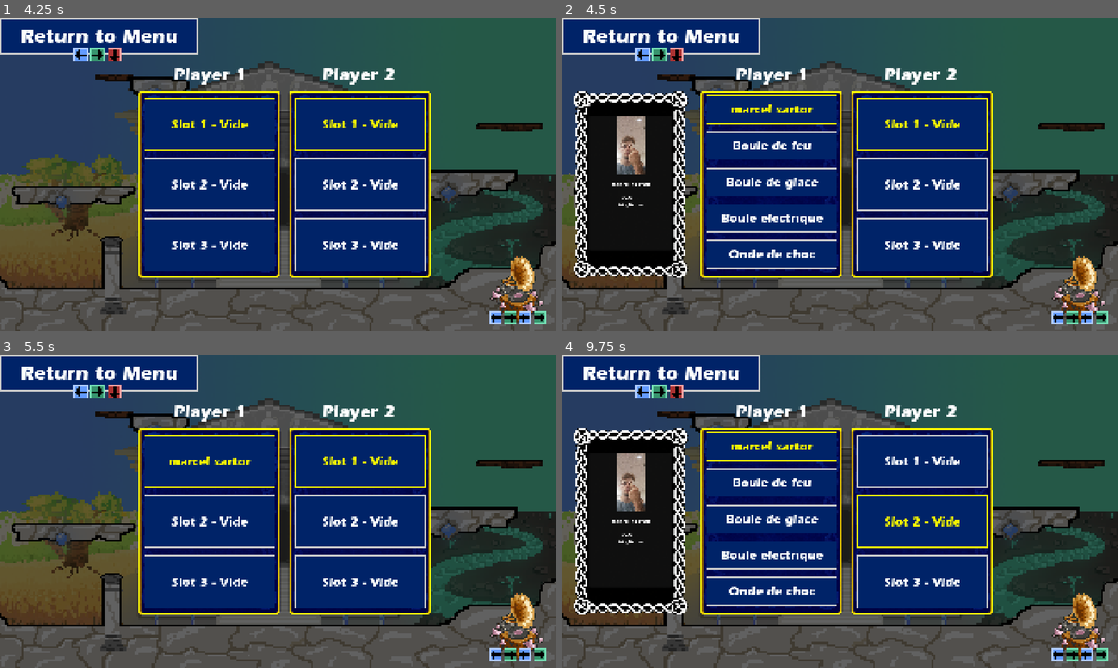
Above: before the commit, frames 1-4 (two rows, left to right).
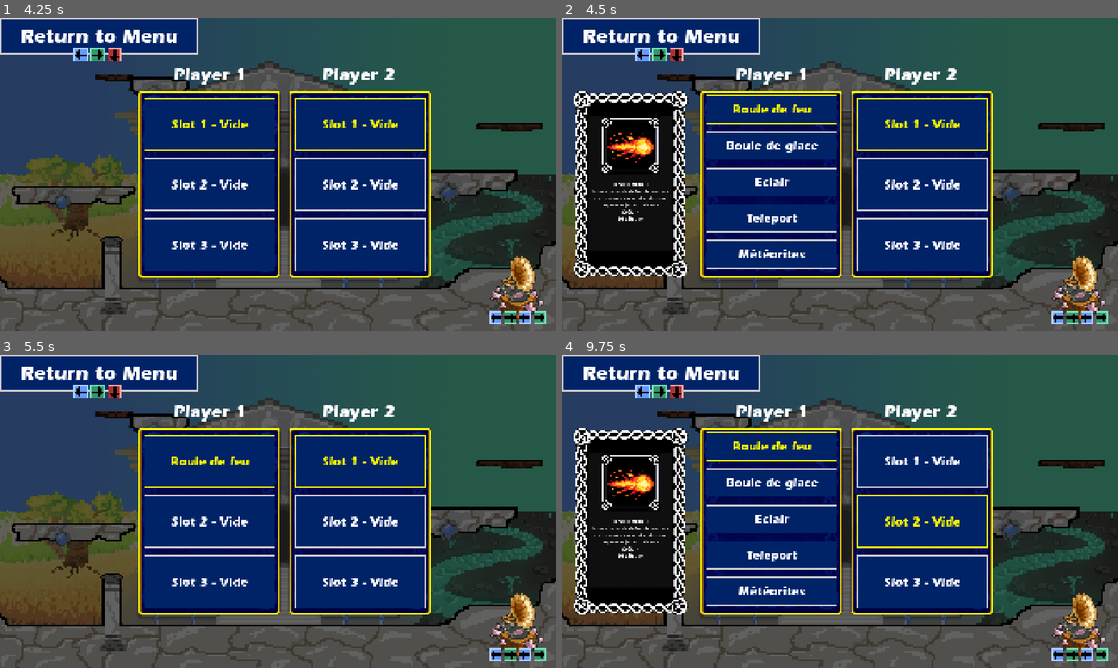
Above: after the commit, the same moments.

Repository: Luciferui/tldr
Game: Godot game, scene res://Scenes/main_menu.tscn
Same seed, same stepped clock (60 frames per second), same inputs: the game is played once before the commit and once after it.
Inputs (mouse positions are in pixels of both pictures, inside the frame that each line leads up to):
- Up to frame 1 (4.25 s): click "Start" at 0.5 s; click "Return to Menu" at 1.25 s; click "Start" at 2 s; click (517, 290) at 2.75 s; click "Return to Spell list" at 3.5 s
- Up to frame 2 (4.5 s): tap Enter at 4.25 s; hold D (p1_right) from 4.28 s (still down); tap G (p1_heavy) at 4.35 s
- Up to frame 3 (5.5 s): keep holding D (p1_right); tap Space (jump) at 4.52, 5, 5.27 s; tap H (p1_spell) at 4.55, 5.1 s; tap G (p1_heavy) at 5.3 s
- Up to frame 4 (9.75 s): tap Enter at 5.75, 7.25 s; release D (p1_right) at 5.78 s; hold Left (left) 5.78-6.53 s; tap Shift (p1_dodge) at 5.85 s; tap H (p1_spell) at 6.05, 7.55, 8.85 s; tap Space (jump) at 6.5, 6.77, 7.52, 8, 8.27 s; hold D (p1_right) 6.53-8.03 s; tap T (p1_endcombo) at 6.6 s; tap G (p1_heavy) at 6.8, 7.35, 8.3 s; hold Left (left) 8.03-8.78 s; tap F (p1_light) at 8.1 s; hold D (p1_right) 8.78-9.53 s; hold Left (left) from 9.53 s (still down); tap Down (p2_down) at 9.6 s

Frame 1 is identical in both runs. In frame 2, 2.9% of the frame differs, in the area x 5-47%, y 27-77%; in frame 3, 0.2%; in frame 4, 2.9%.

Commit message:
3 spells manquants : teleport, meteorites, iceball

Diff:
--- a/Scenes/spell_select_menu.tscn
+++ b/Scenes/spell_select_menu.tscn
@@ -5,12 +5,11 @@
 [ext_resource type="Script" uid="uid://cfdnl1032oipy" path="res://Scripts/Spells/spell_data.gd" id="3_4caw1"]
 [ext_resource type="Theme" uid="uid://c8dq55fba1oen" path="res://Assets/menu_theme.tres" id="3_l6vtl"]
 [ext_resource type="Texture2D" uid="uid://dv4avv1dl8c8m" path="res://Assets/select_background.png" id="4_560oh"]
-[ext_resource type="Resource" uid="uid://dun1da8b3282v" path="res://Spells/small_heal.tres" id="4_g8y0d"]
 [ext_resource type="Resource" uid="uid://bkbnjvbg6yrwj" path="res://Spells/spell1.tres" id="4_w60tb"]
 [ext_resource type="Resource" uid="uid://v5ldxrkbvlhv" path="res://Spells/spell2.tres" id="5_g8y0d"]
 [ext_resource type="Resource" uid="uid://5ivw1g3c6ocf" path="res://Spells/spell3.tres" id="6_pq234"]
 [ext_resource type="Resource" uid="uid://bwuskw4a2mb8t" path="res://Spells/spell4.tres" id="7_4qyee"]
-[ext_resource type="Resource" uid="uid://c4rklg1wcgfau" path="res://Spells/heavy_kick.tres" id="8_byhix"]
+[ext_resource type="Resource" uid="uid://cina0k4gdl6io" path="res://Spells/spell5.tres" id="8_e41wk"]
 [ext_resource type="Texture2D" uid="uid://dljjhergm2e4s" path="res://Assets/description_background.png" id="11_w60tb"]
 [ext_resource type="Script" uid="uid://c505cd136phyy" path="res://Scripts/DDR/fixed_ddr.gd" id="12_4qyee"]
 [ext_resource type="Texture2D" uid="uid://bnnrky7d0rogx" path="res://Assets/ddr_textures/new_textures/left.png" id="15_c5n12"]
@@ -28,8 +27,8 @@
 mouse_filter = 1
 theme = ExtResource("3_l6vtl")
 script = ExtResource("1_sodsc")
-p1_spell_data = Array[ExtResource("3_4caw1")]([ExtResource("4_g8y0d"), ExtResource("4_w60tb"), ExtResource("5_g8y0d"), ExtResource("6_pq234"), ExtResource("7_4qyee")])
-p2_spell_data = Array[ExtResource("3_4caw1")]([ExtResource("8_byhix"), ExtResource("4_w60tb"), ExtResource("5_g8y0d"), ExtResource("6_pq234"), ExtResource("7_4qyee")])
+p1_spell_data = Array[ExtResource("3_4caw1")]([ExtResource("4_w60tb"), ExtResource("5_g8y0d"), ExtResource("6_pq234"), ExtResource("7_4qyee"), ExtResource("8_e41wk")])
+p2_spell_data = Array[ExtResource("3_4caw1")]([ExtResource("4_w60tb"), ExtResource("5_g8y0d"), ExtResource("6_pq234"), ExtResource("7_4qyee"), ExtResource("8_e41wk")])
 
 [node name="BackGround" type="TextureRect" parent="." unique_id=1093828120]
 modulate = Color(0.381961, 0.381961, 0.381961, 1)
--- a/Scripts/Spells/spell_launcher.gd
+++ b/Scripts/Spells/spell_launcher.gd
@@ -4,6 +4,12 @@
 const LightningStrikeScene := preload("res://Spells/lightning_strike/lightning_strike.tscn")
 const FireballScene := preload("res://Spells/fireball/Fireball.tscn")
 const FIREBALL_SPAWN_OFFSET := Vector2(20, 0)  # devant le joueur, à ajuster à l'œil
+const TeleportFxScene := preload("res://Spells/teleport/teleport_fx.tscn")
+const TELEPORT_OFFSET := 20.0   # distance entre toi et l'adversaire à l'arrivée
+const MeteoritesScene := preload("res://Spells/meteorites/meteorites.tscn")
+const IceballScene := preload("res://Spells/iceball/Iceball.tscn")
+const ICEBALL_SPAWN_OFFSET := Vector2(20, 0)  # devant le joueur, à ajuster à l'œil
+
 var player : Player
 
 func _ready() ->void:
@@ -21,12 +27,16 @@
 
 		# Lance le spell dans hold
 		match spell_id:
-			1:
+			1: # Boule de feu
+				_cast_fireball()
+			2: # Boule de glace
+				_cast_iceball()
+			3: # Eclair
 				_cast_lightning()
-			2:
-				_cast_fireball()
-			3:
-				_cast_fireball()
+			4: # Teleport
+				_cast_teleport()
+			5: # Météorite
+				_cast_meteorites()
 			_:
 				push_warning("Unknown spell detected in hold")
 
@@ -53,6 +63,37 @@
 	add_child(fireball)  # d'abord dans l'arbre, ensuite setup()
 	fireball.setup(player, player.get_sprite_faces_left(), player.global_position + Vector2((-1 if player.get_sprite_faces_left() else 1) * FIREBALL_SPAWN_OFFSET.x, 0))
 
-func process_physics(_delta: float) -> void:
+func _cast_iceball() -> void:
+	var iceball: Iceball = IceballScene.instantiate()
+	add_child(iceball)  # d'abord dans l'arbre, ensuite setup()
+	iceball.setup(player, player.get_sprite_faces_left(), player.global_position + Vector2((-1 if player.get_sprite_faces_left() else 1) * ICEBALL_SPAWN_OFFSET.x, 0))
+
+func _cast_teleport() -> void:
+	if player.opponent == null:
+		push_warning("opponent non assigné sur ce Player")
+		return
+	var facing: float = -1.0 if player.get_sprite_faces_left() else 1.0
+	var target: Vector2 = player.opponent.global_position
+	var destination := Vector2(target.x - facing * TELEPORT_OFFSET, target.y)
+
+	_spawn_teleport_fx(player.global_position, Color(0.6, 0.4, 1.0))  # départ
+	player.global_position = destination
+	player.velocity = Vector2.ZERO
+	_spawn_teleport_fx(destination, Color(0.4, 0.9, 1.0))             # arrivée
+
+func _spawn_teleport_fx(pos: Vector2, tint: Color) -> void:
+	var fx = TeleportFxScene.instantiate()
+	get_tree().current_scene.add_child(fx)
+	fx.setup(pos, tint)
+
+func _cast_meteorites() -> void:
+	if player.opponent == null:
+		push_warning("opponent non assigné sur ce Player")
+		return
+	var meteorites: Meteorites = MeteoritesScene.instantiate()
+	add_child(meteorites)  # d'abord dans l'arbre, ensuite setup()
+	meteorites.setup(player.opponent.global_position.x, player)
+
+func process_physics(delta: float) -> void:
 	for child in self.get_children():
 		child.process_physics()
--- a/Scripts/data_manager.gd
+++ b/Scripts/data_manager.gd
@@ -6,9 +6,16 @@
 	pass # Replace with function body.
 
 func distribute_spells(p1_selected_spells: Array[SpellData], p2_selected_spells: Array[SpellData]) -> void:
-	spellChoice[0] = p1_selected_spells
-	spellChoice[1] = p2_selected_spells
+	spellChoice[0] = _sorted_by_cost(p1_selected_spells)
+	spellChoice[1] = _sorted_by_cost(p2_selected_spells)
 	#print(spellChoice)
+
+# Trie par coût croissant : spellChoice[p][0] = sort le moins cher (c1), [2] = le plus cher (c3),
+# quel que soit l'ordre dans lequel le joueur les a placés dans ses slots.
+func _sorted_by_cost(spells: Array[SpellData]) -> Array[SpellData]:
+	var sorted := spells.duplicate()
+	sorted.sort_custom(func(a: SpellData, b: SpellData) -> bool: return a.required_combo < b.required_combo)
+	return sorted
 
 # Called every frame. 'delta' is the elapsed time since the previous frame.
 func _process(_delta: float) -> void:
--- a/Spells/heavy_kick.tres
+++ /dev/null
@@ -1,10 +0,0 @@
-[gd_resource type="Resource" script_class="SpellData" format=3 uid="uid://c4rklg1wcgfau"]
-
-[ext_resource type="Script" uid="uid://cfdnl1032oipy" path="res://Scripts/Spells/spell_data.gd" id="1_38cc4"]
-
-[resource]
-script = ExtResource("1_38cc4")
-id = 1
-display_name = "heavy"
-description = "baba	"
-required_combo = 1
--- /dev/null
+++ b/Spells/iceball/Iceball.tscn
@@ -0,0 +1,59 @@
+[gd_scene format=3 uid="uid://yipddckqbo85"]
+
+[ext_resource type="Script" uid="uid://bkv1x6jxcuuj3" path="res://Spells/iceball/iceball.gd" id="1_xi4n0"]
+[ext_resource type="Texture2D" uid="uid://dmx018i2x7gqg" path="res://Spells/iceball/iceball_1.png" id="2_xi4n0"]
+[ext_resource type="Texture2D" uid="uid://dn0ibpmogb1ks" path="res://Spells/iceball/iceball_2.png" id="3_63cr1"]
+[ext_resource type="Texture2D" uid="uid://c6mrnmearg4v2" path="res://Spells/iceball/iceball_3.png" id="4_1hd0a"]
+[ext_resource type="Texture2D" uid="uid://gkipoerotfp5" path="res://Spells/iceball/iceball_warning_1.png" id="5_066p6"]
+[ext_resource type="Texture2D" uid="uid://d2hrgqkxkqm3m" path="res://Spells/iceball/iceball_warning_2.png" id="6_eqtwr"]
+[ext_resource type="Texture2D" uid="uid://d1u2lmw826cqi" path="res://Spells/iceball/iceball_warning_3.png" id="7_u0hoo"]
+[ext_resource type="Script" path="res://Scripts/Abstract/hitbox.gd" id="8_k3w0n"]
+
+[sub_resource type="SpriteFrames" id="SpriteFrames_j3pel"]
+animations = [{
+"frames": [{
+"duration": 1.0,
+"texture": ExtResource("2_xi4n0")
+}, {
+"duration": 1.0,
+"texture": ExtResource("3_63cr1")
+}, {
+"duration": 1.0,
+"texture": ExtResource("4_1hd0a")
+}],
+"loop": 1,
+"name": &"iceball",
+"speed": 5.0
+}, {
+"frames": [{
+"duration": 1.0,
+"texture": ExtResource("5_066p6")
+}, {
+"duration": 1.0,
+"texture": ExtResource("6_eqtwr")
+}, {
+"duration": 1.0,
+"texture": ExtResource("7_u0hoo")
+}],
+"loop": 1,
+"name": &"warning",
+"speed": 5.0
+}]
+
+[sub_resource type="CircleShape2D" id="CircleShape2D_2v8g7"]
+radius = 23.086792
+
+[node name="Iceball" type="Node2D" unique_id=2083482982]
+script = ExtResource("1_xi4n0")
+
+[node name="Sprite" type="AnimatedSprite2D" parent="." unique_id=1069168313]
+position = Vector2(0, -2)
+scale = Vector2(0.19600001, 0.22000001)
+sprite_frames = SubResource("SpriteFrames_j3pel")
+animation = &"warning"
+
+[node name="Hitbox" type="Area2D" parent="." unique_id=71991003]
+script = ExtResource("8_k3w0n")
+
+[node name="IceballShape" type="CollisionShape2D" parent="Hitbox" unique_id=1453742068]
+shape = SubResource("CircleShape2D_2v8g7")
--- /dev/null
+++ b/Spells/iceball/iceball.gd
@@ -0,0 +1,62 @@
+class_name Iceball
+extends Node2D
+
+@export var speed: float = 4.0
+@export var warning_speed: float = 0.
+@export var warning_duration_frames: int = 30
+@export var lifetime_frames: int = 180
+
+var attack: AttackData = preload("res://Spells/iceball/iceball.tres")
+var caster: Player
+var sprite_faces_left: bool
+var frame_counter: int = 0
+var initial_pos: Vector2
+var is_warning: bool = true
+var direction: int = 1
+
+@onready var sprite: AnimatedSprite2D = $Sprite
+@onready var hitbox: Hitbox = $Hitbox
+
+func _ready() -> void:
+	$Hitbox/IceballShape.set_deferred("disabled", true)
+	sprite.play("warning")
+	hitbox.area_entered.connect(_on_hitbox_area_entered)
+
+
+# À appeler APRÈS add_child() : le Hitbox doit déjà être dans l'arbre, sous le joueur.
+func setup(p_caster: Player, p_faces_left: bool, spawn_position: Vector2) -> void:
+	caster = p_caster
+	sprite_faces_left = p_faces_left
+	top_level = true
+	initial_pos = spawn_position
+	global_position = initial_pos
+	sprite.flip_h = sprite_faces_left
+	hitbox.owner = caster    # la hurtbox du lanceur ignore maintenant cette attaque
+
+func process_physics() -> void:
+	if is_warning:
+		frame_counter += 1
+
+		if frame_counter >= warning_duration_frames:
+			is_warning = false
+			frame_counter = 0
+			global_position = initial_pos
+			sprite.play("iceball")
+			hitbox.activateAttack(attack)
+
+		return
+
+	# Comportement normal de la boule de feu.
+	global_position.x += speed * (-1 if sprite_faces_left else 1)
+	frame_counter += 1
+
+	if frame_counter >= lifetime_frames:
+		queue_free()
+
+func _on_hitbox_area_entered(area: Area2D) -> void:
+	if area.owner == caster:
+		return
+	# queue_free() # la boule disparaît au premier impact
+
+func get_sprite_faces_left() -> bool:
+	return sprite_faces_left
--- /dev/null
+++ b/Spells/iceball/iceball.tres
@@ -0,0 +1,11 @@
+[gd_resource type="Resource" script_class="AttackData" format=3 uid="uid://blxtqiq8v6lm4"]
+
+[ext_resource type="Script" uid="uid://drx73h07qa6ou" path="res://Scripts/Abstract/attack_data.gd" id="1_vq20v"]
+
+[resource]
+script = ExtResource("1_vq20v")
+hitbox_name = &"IceballShape"
+hitstun = 120
+attack_timing = Array[int]([1])
+orientation_knockback = Vector2(100, -150)
+metadata/_custom_type_script = "uid://drx73h07qa6ou"
--- /dev/null
+++ b/Spells/meteorites/meteorite.gd
@@ -0,0 +1,62 @@
+class_name Meteorite
+extends Node2D
+## Une météorite : tombe tout droit, fait des dégâts pendant la chute,
+## puis joue son explosion et disparaît quand elle touche le sol.
+
+const FALL_ANIM := &"fall"
+const EXPLOSION_ANIM := &"explosion"
+
+var attack: AttackData = preload("res://Spells/meteorites/meteorite.tres")
+
+@export var fall_speed: float = 8.0   # pixels par frame physique (≈ 480 px/s à 60 Hz)
+@export var kill_y: float = 400.0     # sécurité : si aucun sol n'est touché, on supprime la météorite
+
+@onready var sprite: AnimatedSprite2D = $Sprite
+@onready var hitbox: Hitbox = $Hitbox
+@onready var ground_detector: Area2D = $GroundDetector
+
+var landed: bool = false
+
+
+func _ready() -> void:
+	ground_detector.body_entered.connect(_on_ground_body_entered)
+	hitbox.activateAttack(attack)  # la météorite fait des dégâts pendant toute sa chute
+	if _has_frames(FALL_ANIM):
+		sprite.play(FALL_ANIM)
+
+
+func setup(spawn_position: Vector2, p_caster: Player) -> void:
+	global_position = spawn_position
+	hitbox.owner = p_caster
+
+
+func process_physics() -> void:
+	if landed:
+		return
+	global_position.y += fall_speed
+	if global_position.y > kill_y:
+		queue_free()
+
+
+func _on_ground_body_entered(body: Node2D) -> void:
+	# Le sol et les plateformes sont des StaticBody2D ; les joueurs (CharacterBody2D) sont ignorés
+	if body is StaticBody2D:
+		_land()
+
+
+func _land() -> void:
+	if landed:
+		return
+	landed = true
+	hitbox.deactivateAttack()  # pas de dégâts pendant l'explosion
+	if _has_frames(EXPLOSION_ANIM):
+		sprite.play(EXPLOSION_ANIM)
+		sprite.animation_finished.connect(queue_free, CONNECT_ONE_SHOT)
+	else:
+		queue_free()
+
+
+func _has_frames(anim: StringName) -> bool:
+	return sprite.sprite_frames != null \
+		and sprite.sprite_frames.has_animation(anim) \
+		and sprite.sprite_frames.get_frame_count(anim) > 0
--- /dev/null
+++ b/Spells/meteorites/meteorite.tres
@@ -0,0 +1,12 @@
+[gd_resource type="Resource" script_class="AttackData" format=3]
+
+[ext_resource type="Script" uid="uid://drx73h07qa6ou" path="res://Scripts/Abstract/attack_data.gd" id="1_atk"]
+
+[resource]
+script = ExtResource("1_atk")
+attack_name = &"meteorite"
+hitbox_name = &"Meteorite"
+animation_name = &"Meteorite"
+hitstun = 100
+absolute_knockback = Vector2(0, -50)
+metadata/_custom_type_script = "uid://drx73h07qa6ou"
--- /dev/null
+++ b/Spells/meteorites/meteorite.tscn
@@ -0,0 +1,61 @@
+[gd_scene format=3 uid="uid://c3t0tqgiikaup"]
+
+[ext_resource type="Script" uid="uid://dq80553fyy2pq" path="res://Spells/meteorites/meteorite.gd" id="1_a0d6j"]
+[ext_resource type="Texture2D" uid="uid://c7gu3avx00cgf" path="res://Spells/meteorites/explosion_1.png" id="2_38eti"]
+[ext_resource type="Script" path="res://Scripts/Abstract/hitbox.gd" id="2_hit"]
+[ext_resource type="Texture2D" uid="uid://dfakrktyg67j1" path="res://Spells/meteorites/explosion_2.png" id="3_63jiv"]
+[ext_resource type="Texture2D" uid="uid://hgry50pybdjw" path="res://Spells/meteorites/explosion_3.png" id="4_pl3uq"]
+[ext_resource type="Texture2D" uid="uid://bpvje3mlv8ebx" path="res://Spells/meteorites/fall.png" id="5_6g0ao"]
+
+[sub_resource type="SpriteFrames" id="SpriteFrames_met"]
+animations = [{
+"frames": [{
+"duration": 1.0,
+"texture": ExtResource("2_38eti")
+}, {
+"duration": 1.0,
+"texture": ExtResource("3_63jiv")
+}, {
+"duration": 2.0,
+"texture": ExtResource("4_pl3uq")
+}],
+"loop": 0,
+"name": &"explosion",
+"speed": 10.0
+}, {
+"frames": [{
+"duration": 1.0,
+"texture": ExtResource("5_6g0ao")
+}],
+"loop": 1,
+"name": &"fall",
+"speed": 10.0
+}]
+
+[sub_resource type="RectangleShape2D" id="RectangleShape2D_hit"]
+size = Vector2(24, 24)
+
+[sub_resource type="RectangleShape2D" id="RectangleShape2D_ground"]
+size = Vector2(16, 16)
+
+[node name="Meteorite" type="Node2D" unique_id=684112749]
+script = ExtResource("1_a0d6j")
+
+[node name="Sprite" type="AnimatedSprite2D" parent="." unique_id=1424651722]
+position = Vector2(0, -46.000004)
+scale = Vector2(0.44799998, 0.4480001)
+sprite_frames = SubResource("SpriteFrames_met")
+animation = &"fall"
+
+[node name="Hitbox" type="Area2D" parent="." unique_id=296387710]
+script = ExtResource("2_hit")
+dissociated_from_player = true
+
+[node name="Meteorite" type="CollisionShape2D" parent="Hitbox" unique_id=2088338210]
+shape = SubResource("RectangleShape2D_hit")
+
+[node name="GroundDetector" type="Area2D" parent="." unique_id=1413173868]
+collision_layer = 0
+
+[node name="CollisionShape2D" type="CollisionShape2D" parent="GroundDetector" unique_id=742484681]
+shape = SubResource("RectangleShape2D_ground")
--- /dev/null
+++ b/Spells/meteorites/meteorites.gd
@@ -0,0 +1,56 @@
+class_name Meteorites
+extends Node2D
+## Sort "Météorites" : un avertissement, puis 3 météorites qui tombent à tour de rôle
+## sur 3 colonnes distinctes autour de la position x de la cible.
+
+const MeteoriteScene := preload("res://Spells/meteorites/meteorite.tscn")
+
+@export var column_spacing: float = 60.0    # écart en x entre deux colonnes
+@export var warning_frames: int = 50        # durée de l'avertissement (comme lightning_strike)
+@export var spawn_interval_frames: int = 6  # 6 frames = 0,1 s à 60 Hz
+@export var spawn_y: float = -200.0         # au-dessus de l'écran (caméra zoom 3 : le haut visible est y = -180)
+
+@onready var warnings: Array[Sprite2D] = [$Warning0, $Warning1, $Warning2]
+
+var caster: Player
+var frame_counter: int = 0
+var spawned: int = 0
+var column_order: Array[int] = [0, 1, 2]  # ordre de tombée des colonnes (mélangé dans _ready)
+
+
+func _ready() -> void:
+	column_order.shuffle()
+	for i in warnings.size():
+		warnings[i].position = Vector2((i - 1) * column_spacing, 0)
+		warnings[i].modulate.a = 0.2  # transparence de l'avertissement
+
+
+func setup(x_position: float, p_caster: Player) -> void:
+	caster = p_caster
+	global_position = Vector2(x_position, 0)
+
+
+func process_physics() -> void:
+	# Lancement échelonné, une fois l'avertissement terminé
+	if spawned < column_order.size() and frame_counter >= warning_frames + spawned * spawn_interval_frames:
+		_spawn_meteorite(column_order[spawned])
+		spawned += 1
+
+	# Les météorites sont pilotées d'ici (comme le SpellLauncher le fait avec ses enfants)
+	var alive := 0
+	for child in get_children():
+		var meteorite := child as Meteorite
+		if meteorite != null and not meteorite.is_queued_for_deletion():
+			meteorite.process_physics()
+			alive += 1
+
+	if spawned == column_order.size() and alive == 0:
+		queue_free()
+	frame_counter += 1
+
+
+func _spawn_meteorite(column: int) -> void:
+	var meteorite: Meteorite = MeteoriteScene.instantiate()
+	add_child(meteorite)  # d'abord dans l'arbre, ensuite setup()
+	meteorite.setup(Vector2(global_position.x + (column - 1) * column_spacing, spawn_y), caster)
+	warnings[column].visible = false  # l'avertissement d'une colonne disparaît quand sa météorite part
--- /dev/null
+++ b/Spells/meteorites/meteorites.tscn
@@ -0,0 +1,17 @@
+[gd_scene format=3 uid="uid://crbo8ui67dhh8"]
+
+[ext_resource type="Script" uid="uid://gs3ak8rhu8pt" path="res://Spells/meteorites/meteorites.gd" id="1_fovla"]
+[ext_resource type="Texture2D" uid="uid://cbh6y28ooi6am" path="res://Spells/meteorites/warning.png" id="2_0gcae"]
+
+[node name="Meteorites" type="Node2D" unique_id=650840897]
+script = ExtResource("1_fovla")
+
+[node name="Warning0" type="Sprite2D" parent="." unique_id=1337909097]
+position = Vector2(2, 0)
+texture = ExtResource("2_0gcae")
+
+[node name="Warning1" type="Sprite2D" parent="." unique_id=94610994]
+texture = ExtResource("2_0gcae")
+
+[node name="Warning2" type="Sprite2D" parent="." unique_id=2067466911]
+texture = ExtResource("2_0gcae")
--- a/Spells/small_heal.tres
+++ b/Spells/small_heal.tres
@@ -5,7 +5,7 @@
 
 [resource]
 script = ExtResource("1_72yr5")
-id = 1
+id = 10000
 display_name = "marcel sartor"
 icon = ExtResource("1_dc8mj")
 required_combo = 2
--- a/Spells/spell1.tres
+++ b/Spells/spell1.tres
@@ -9,5 +9,4 @@
 display_name = "Boule de feu"
 description = "lance une boule de feu de manière horizontale dans la direction vers laquelle le joueur fait face "
 icon = ExtResource("1_q40ah")
-required_combo = 3
 metadata/_custom_type_script = "uid://cfdnl1032oipy"
--- a/Spells/spell2.tres
+++ b/Spells/spell2.tres
@@ -5,8 +5,9 @@
 
 [resource]
 script = ExtResource("1_lvxbg")
-id = 1
+id = 2
 display_name = "Boule de glace"
-description = "lance une boule de feu de manière horizontale dans la direction vers laquelle le joueur fait face et ralentit l’ennemi pendant 3 secondes après l’impact"
+description = "lance une boule de glace de manière horizontale dans la direction vers laquelle le joueur fait face et immbolise l’ennemi pendant 2 secondes après l’impact"
 icon = ExtResource("1_xakk4")
+required_combo = 6
 metadata/_custom_type_script = "uid://cfdnl1032oipy"
--- a/Spells/spell3.tres
+++ b/Spells/spell3.tres
@@ -5,9 +5,9 @@
 
 [resource]
 script = ExtResource("1_42u34")
-id = 1
-display_name = "Boule électrique"
-description = "lance une boule de feu de manière horizontale dans la direction vers laquelle le joueur fait face et accélère le joueur qui la lance pour 3 secondes après le lancer"
+id = 3
+display_name = "Eclair"
+description = "lance un éclair sur l'adversaire"
 icon = ExtResource("1_sfvll")
-required_combo = 5
+required_combo = 7
 metadata/_custom_type_script = "uid://cfdnl1032oipy"
--- a/Spells/spell4.tres
+++ b/Spells/spell4.tres
@@ -5,9 +5,9 @@
 
 [resource]
 script = ExtResource("1_ebeq7")
-id = 1
-display_name = "Onde de choc"
-description = "une onde de choc qui immobilise l’ennemi pendant 2 secondes après l’impact"
+id = 4
+display_name = "Teleport"
+description = "Téléporte le joueur sur l'ennemi"
 icon = ExtResource("1_ole6c")
-required_combo = 6
+required_combo = 3
 metadata/_custom_type_script = "uid://cfdnl1032oipy"
--- a/Spells/spell5.tres
+++ b/Spells/spell5.tres
@@ -5,8 +5,9 @@
 
 [resource]
 script = ExtResource("1_oxajn")
-display_name = "Météorite"
-description = "3 météorites tombent du ciel sur l’adversaire"
+id = 5
+display_name = "Météorites"
+description = "3 météorites tombent du ciel sur l’adversaire et s'écrasent sur le premier sol rencontré"
 icon = ExtResource("1_3mjyt")
-required_combo = 7
+required_combo = 5
 metadata/_custom_type_script = "uid://cfdnl1032oipy"
--- /dev/null
+++ b/Spells/teleport/teleport_fx.gd
@@ -0,0 +1,13 @@
+class_name Teleport
+extends Node2D
+
+@onready var particles: CPUParticles2D = $Particles
+
+# À appeler APRÈS add_child()
+func setup(pos: Vector2, tint: Color) -> void:
+	global_position = pos
+	z_index = 10   # au-dessus des joueurs
+	modulate = tint
+	particles.emitting = true
+	await get_tree().create_timer(particles.lifetime + 0.1).timeout
+	queue_free()
--- /dev/null
+++ b/Spells/teleport/teleport_fx.tscn
@@ -0,0 +1,8 @@
+[gd_scene format=3 uid="uid://bidxn2hhj67vk"]
+
+[ext_resource type="Script" uid="uid://bx702j2fnd6lu" path="res://Spells/teleport/teleport_fx.gd" id="1_l6i0s"]
+
+[node name="TeleportFx" type="Node2D" unique_id=260057871]
+script = ExtResource("1_l6i0s")
+
+[node name="Particles" type="CPUParticles2D" parent="." unique_id=200494525]
Not shown, added: Spells/iceball/iceball.gd.uid
Binary file added: Spells/iceball/iceball_1.png
Not shown, added: Spells/iceball/iceball_1.png.import
Binary file added: Spells/iceball/iceball_2.png
Not shown, added: Spells/iceball/iceball_2.png.import
Binary file added: Spells/iceball/iceball_3.png
Not shown, added: Spells/iceball/iceball_3.png.import
Binary file added: Spells/iceball/iceball_warning_1.png
Not shown, added: Spells/iceball/iceball_warning_1.png.import
Binary file added: Spells/iceball/iceball_warning_2.png
Not shown, added: Spells/iceball/iceball_warning_2.png.import
Binary file added: Spells/iceball/iceball_warning_3.png
(and 14 more such lines)
